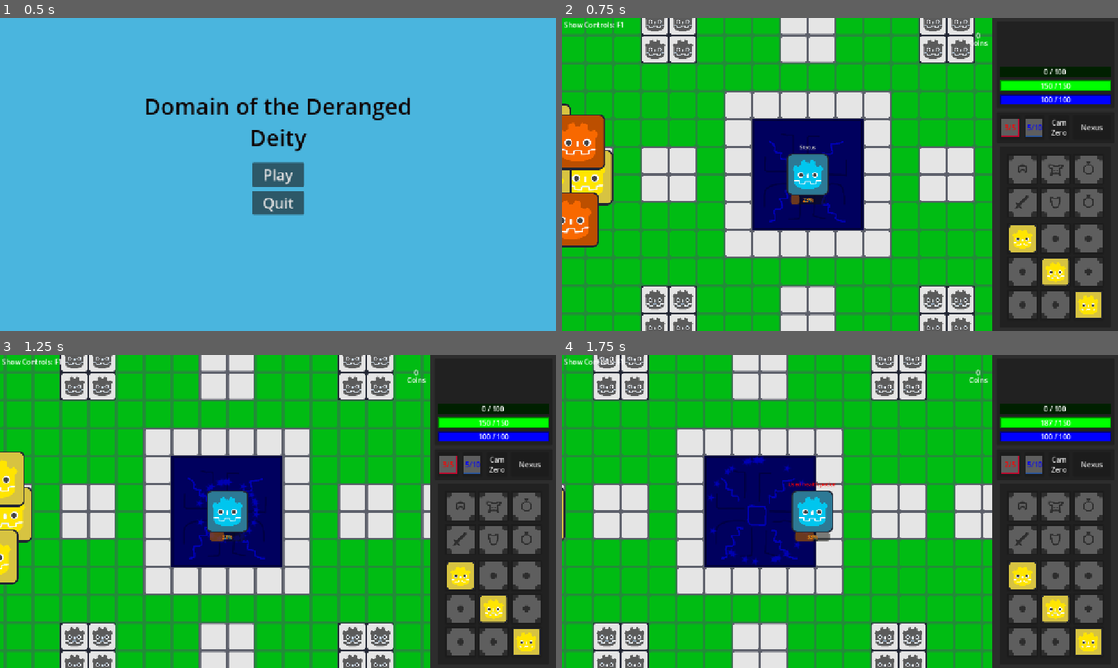
Above: before the commit, frames 1-4 (two rows, left to right).
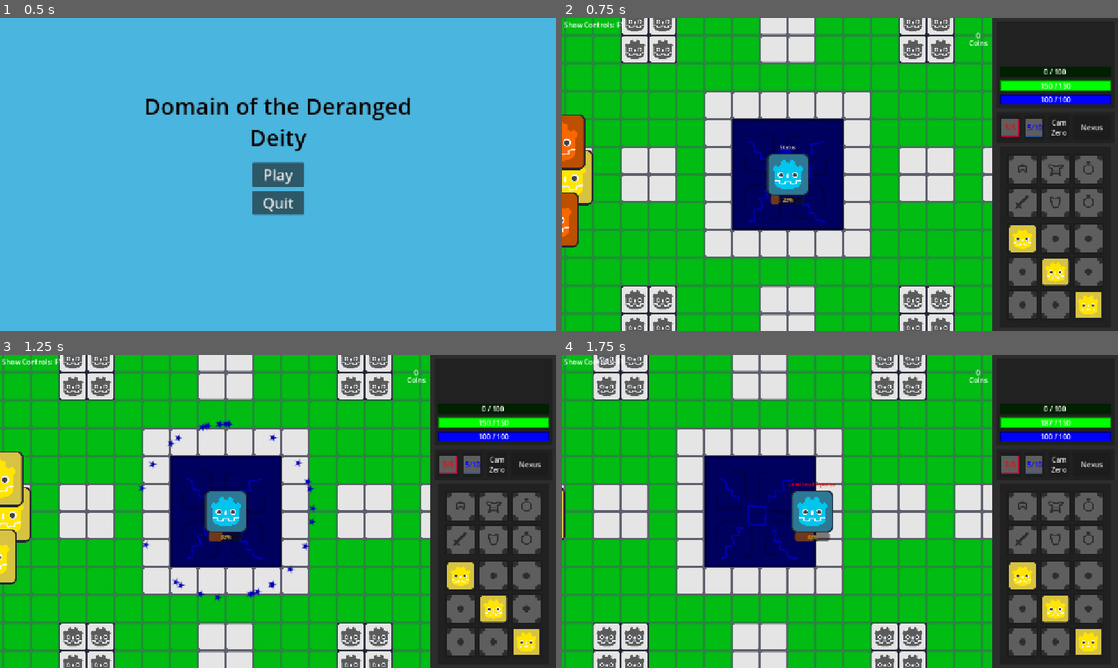
Above: after the commit, the same moments.

Repository: richiii999/ddd
Game: Godot game, scene res://Script Classes and Base Scenes/GameManager.tscn
Same seed, same stepped clock (60 frames per second), same inputs: the game is played once before the commit and once after it.
Inputs (mouse positions are in pixels of both pictures, inside the frame that each line leads up to):
- Up to frame 1 (0.5 s): no input
- Up to frame 2 (0.75 s): click "Play" at 0.5 s
- Up to frame 3 (1.25 s): no input
- Up to frame 4 (1.75 s): move the mouse to (789, 470) at 1.27 s; hold Right (right) from 1.28 s (still down); tap H (HPot) at 1.35 s

Frame 1 is identical in both runs. In frame 2, 30% of the frame differs, in the area x 0-78%, y 0-100%; in frame 3, 13%; in frame 4, 1.0%.

Commit message:
fixed camera position after dying and respawning

Diff:
--- a/Entity/Player/camera.gd
+++ b/Entity/Player/camera.gd
@@ -42,3 +42,5 @@
 	position = tmp
 	align()
 	position_smoothing_enabled = true
+	#offset to make the camera actually go to the middle
+	RMenuOffset()
--- a/Maps/Mechanics/Waygate.tscn
+++ b/Maps/Mechanics/Waygate.tscn
@@ -22,8 +22,9 @@
 emitting = false
 amount = 30
 texture = ExtResource("1_5s2m3")
-lifetime = 1.5
+lifetime = 3.0
 one_shot = true
+speed_scale = 3.0
 explosiveness = 1.0
 process_material = SubResource("ParticleProcessMaterial_ftblx")
 script = ExtResource("2_1hw3p")
